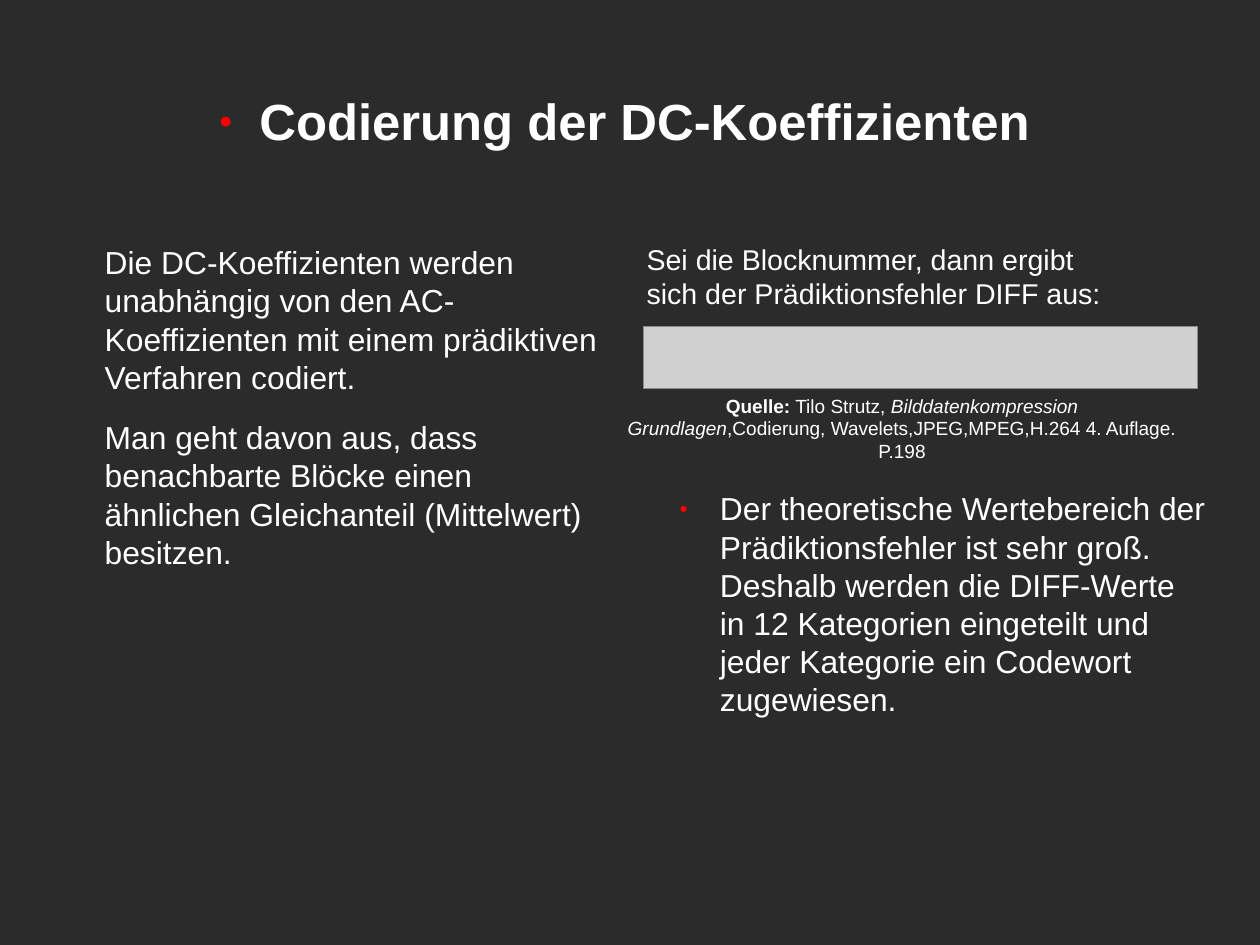
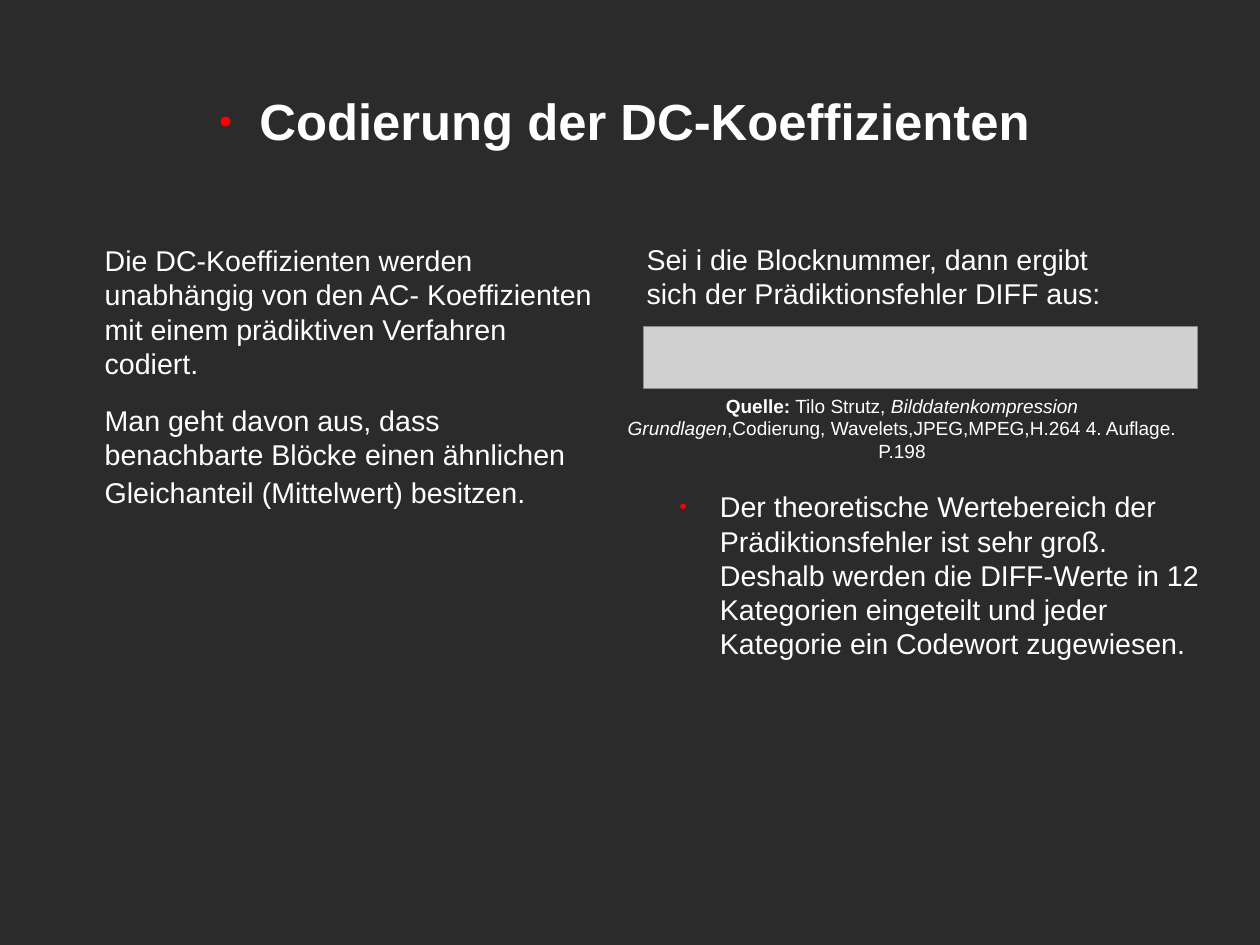
Before and after one commit to brayanGuarnizo/Datenkompresion, a slide deck: slide 18 of Daten kompresion.odp (slide 11 before the commit). Drawn at 1260x945 pixels with LibreOffice and Linux fonts; fonts in the diff are those of the drawing; grey boxes stand for pictures; background and template pictures are left out; a plain dark background stands for a picture behind light text. Boxes give left, top, right and bottom in pixels: in the first picture for what was removed or moved away, otherwise in the second. Text is boxed around its words. In the diff, an @@ line names an element or a change of style, - is before the commit and + after.

```diff
--- a/Daten kompresion.odp
+++ b/Daten kompresion.odp
@@ text "Die DC-Koeffizienten werden unabhängig von ..." at <box>105,250,592,508</box>: size 20 to 18 pt @@
@@ text at <box>647,249,1100,305</box>: text changed @@
-Sei die Blocknummer, dann ergibt sich der Prädiktionsfehler DIFF aus:
+Sei i die Blocknummer, dann ergibt sich der Prädiktionsfehler DIFF aus:
@@ text "Der theoretische Wertebereich der Prädiktionsfehler ..." at <box>720,496,1199,660</box>: size 20 to 18 pt @@
```
Also in this commit, not shown: 14 other slides changed, 9 slides added, 1 slide removed.
